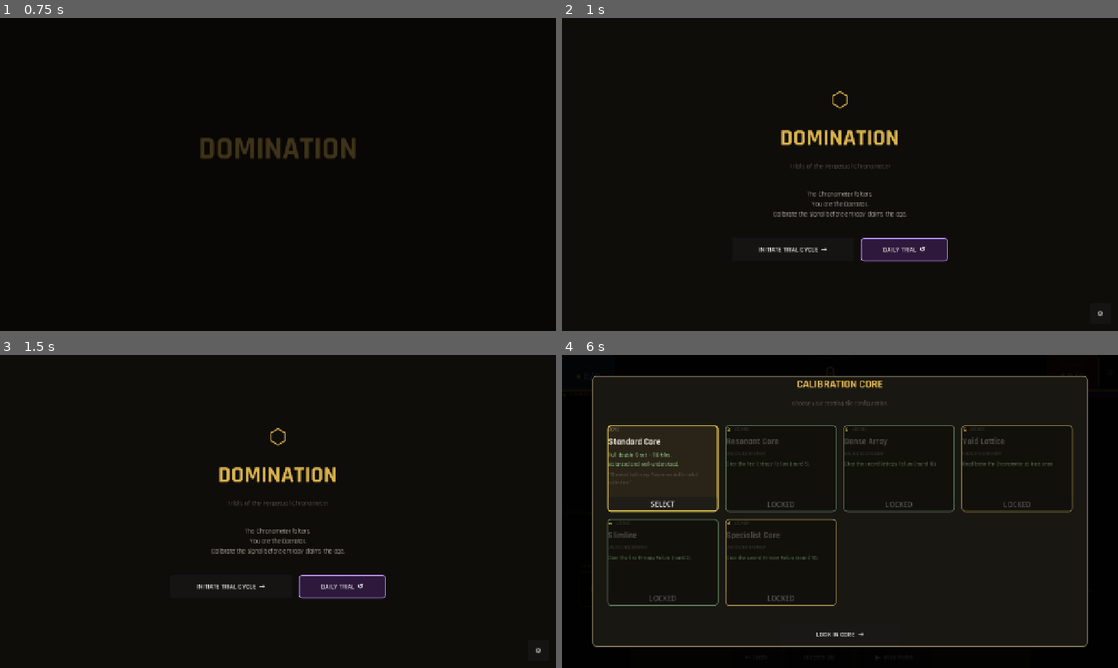
Above: before the commit, frames 1-4 (two rows, left to right).
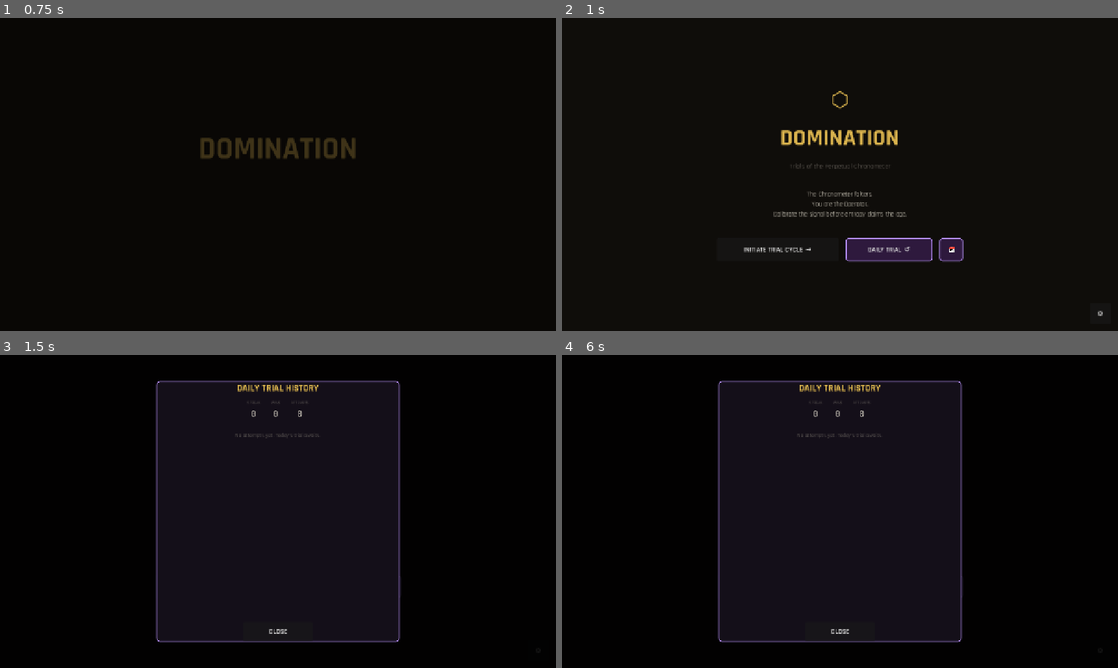
Above: after the commit, the same moments.

Repository: miguelgdoval/domination-godot
Game: Godot game, scene res://scenes/splash.tscn
Two runs of this game, one before a commit and one after it. Both use one fixed random seed, a clock stepped at 60 frames per second and the inputs below.
Inputs (mouse positions are in pixels of both pictures, inside the frame that each line leads up to):
- Up to frame 1 (0.75 s): tap Enter at 0.5, 0.6 s; move the mouse to (400, 158) at 0.52 s; hold D from 0.53 s (still down); click (400, 158) at 0.67 s
- Up to frame 2 (1 s): keep holding D; tap Space at 0.77 s
- Up to frame 3 (1.5 s): release D at 1.25 s; click (389, 586) at 1.25 s, where only the run after the commit has a clickable "📅"
- Up to frame 4 (6 s): click "▶ Play Pulse" at 2 s; click "▶ Play Pulse" at 2.75 s; click "⚙" at 3.5 s; click "↩ Undo" at 4.25 s; click "Discard (0)" at 5 s; click "INITIATE TRIAL CYCLE →" at 5.75 s

Frame 1 is identical in both runs. In frame 2, 0.9% of the frame differs, in the area x 32-73%, y 70-78%; in frame 3, 4.2%; in frame 4, 12%, in the area x 5-95%, y 6-94%.

Commit message:
Daily Trial history overlay + streak tracking
Daily Trials banked their attempts under SaveManager._data
["daily_history"] but the player had no way to see them. Add an overlay,
button, and the helper math to show streak / win-rate.

SaveManager helpers
-------------------
- daily_streak(): walks back day-by-day from today (or yesterday if
  today hasn't been played yet — you don't break a streak by being
  early in the day) and counts consecutive wins. Stops at first loss
  or gap.
- daily_summary(): { attempts, wins, streak } for the overlay header.
- daily_history_sorted(): all attempts as an Array sorted newest-first
  with date stamped in. Drives the scrollable list.

History overlay (lazy-built)
----------------------------
- 560×600 modal with violet styling matching the Daily Trial button.
- Header: three columnar stats — STREAK / WINS / ATTEMPTS — in mono
  font for column alignment.
- Body: ScrollContainer of one row per past attempt:
    ✓ 2026-05-06    R15      18420
    ✗ 2026-05-05    R7        4210
- Footer: CLOSE button.
- Built lazily on first open so the UI tree stays slim if the player
  never uses it. Re-populated each time it's opened so newly-recorded
  attempts show up without restart.

Title-screen button
-------------------
A small 📅 icon button sits right next to the DAILY TRIAL button on
the title overlay, sharing the same violet styling so the two read as
a paired UI element. Always visible — the empty-state ("No attempts
yet. Today's trial awaits.") teaches the feature without forcing the
player to win first.

Co-Authored-By: Claude Opus 4.7 <noreply@anthropic.com>

Diff:
--- a/scenes/main.gd
+++ b/scenes/main.gd
@@ -312,6 +312,8 @@
 var _proto_select_overlay: Control
 var _btn_continue_run:     Button   # shown only when SaveManager has a saved run
 var _btn_daily_trial:      Button   # one attempt per day, deterministic seed
+var _btn_daily_history:    Button   # opens the daily-history overlay
+var _daily_history_overlay: Control # built lazily on first open
 var _settings_overlay:     Control  # volume / mute panel, accessible anywhere
 
 # ---------------------------------------------------------------------------
@@ -380,6 +382,20 @@
 	SaveManager.load_run()
 	_start_round()
 
+## Open the daily-history overlay. Built lazily on first open so the UI
+## tree stays slim if the player never uses the feature.
+func _on_daily_history_pressed() -> void:
+	if _daily_history_overlay == null:
+		_daily_history_overlay = _build_daily_history_overlay()
+		# Parent to the same UI layer the title overlay lives on.
+		_title_overlay.get_parent().add_child(_daily_history_overlay)
+	_refresh_daily_history_overlay()
+	_daily_history_overlay.show()
+
+func _on_daily_history_close_pressed() -> void:
+	if _daily_history_overlay != null:
+		_daily_history_overlay.hide()
+
 ## Begin today's daily trial. Skips core/protocol selection — daily uses
 ## the standard core + equilibrium protocol so every player faces the
 ## same starting state, and reseeds the RNG via GameState.start_daily_run.
@@ -391,6 +407,148 @@
 	GameState.start_daily_run()
 	# Skip the start-of-run tile-removal step too — daily is fixed-state.
 	_start_round()
+
+## Build the modal overlay shown when the player taps "📅 HISTORY" on
+## the title screen. Layout:
+##   header  : aggregate stats — total wins / attempts / current streak
+##   body    : scrollable list of past attempts, newest first
+##   footer  : close button
+## State is reloaded each open via _refresh_daily_history_overlay.
+func _build_daily_history_overlay() -> Control:
+	var overlay := ColorRect.new()
+	overlay.color = Color(0, 0, 0, 0.88)
+	overlay.set_anchors_and_offsets_preset(Control.PRESET_FULL_RECT)
+	overlay.mouse_filter = Control.MOUSE_FILTER_STOP
+
+	var center := CenterContainer.new()
+	center.set_anchors_and_offsets_preset(Control.PRESET_FULL_RECT)
+	overlay.add_child(center)
+
+	var panel := PanelContainer.new()
+	panel.custom_minimum_size = Vector2(560, 600)
+	var ps := StyleBoxFlat.new()
+	ps.bg_color     = Color(0.08, 0.06, 0.10, 0.98)   # tinted to match Daily violet
+	ps.border_color = Color(0.70, 0.55, 0.95)
+	ps.set_border_width_all(2)
+	ps.set_corner_radius_all(8)
+	panel.add_theme_stylebox_override("panel", ps)
+	center.add_child(panel)
+
+	var vbox := VBoxContainer.new()
+	vbox.add_theme_constant_override("separation", 12)
+	vbox.set_meta("history_root", true)
+	panel.add_child(vbox)
+
+	var title := _make_label("DAILY TRIAL HISTORY", C_TITLE_GLOW, 22)
+	title.horizontal_alignment = HORIZONTAL_ALIGNMENT_CENTER
+	vbox.add_child(title)
+
+	# Stats strip — the actual labels are populated in _refresh_*. Names
+	# are stored as meta so refresh can find them without globals.
+	var strip := HBoxContainer.new()
+	strip.alignment = BoxContainer.ALIGNMENT_CENTER
+	strip.add_theme_constant_override("separation", 24)
+	vbox.add_child(strip)
+	for key in ["streak", "wins", "attempts"]:
+		var col := VBoxContainer.new()
+		col.alignment = BoxContainer.ALIGNMENT_CENTER
+		var caption := _make_label(key.to_upper(), C_DIM, 10)
+		caption.horizontal_alignment = HORIZONTAL_ALIGNMENT_CENTER
+		col.add_child(caption)
+		var val := _make_label("0", C_TEXT, 20)
+		val.horizontal_alignment = HORIZONTAL_ALIGNMENT_CENTER
+		FontManager.apply_mono(val)
+		col.add_child(val)
+		col.set_meta("stat_key", key)
+		col.set_meta("stat_label", val)
+		strip.add_child(col)
+	vbox.set_meta("stats_strip", strip)
+
+	vbox.add_child(_make_hsep())
+
+	# Scrollable list of attempts.
+	var scroll := ScrollContainer.new()
+	scroll.custom_minimum_size = Vector2(520, 360)
+	scroll.size_flags_vertical = Control.SIZE_EXPAND_FILL
+	vbox.add_child(scroll)
+	var list := VBoxContainer.new()
+	list.size_flags_horizontal = Control.SIZE_EXPAND_FILL
+	list.add_theme_constant_override("separation", 4)
+	scroll.add_child(list)
+	vbox.set_meta("history_list", list)
+
+	vbox.add_child(_make_hsep())
+
+	var btn_row := HBoxContainer.new()
+	btn_row.alignment = BoxContainer.ALIGNMENT_CENTER
+	vbox.add_child(btn_row)
+	btn_row.add_child(_make_button("CLOSE", _on_daily_history_close_pressed,
+		Vector2(160, 44)))
+
+	return overlay
+
+func _refresh_daily_history_overlay() -> void:
+	if _daily_history_overlay == null:
+		return
+	# The structure above stuffs the root vbox into the panel as the only
+	# child of center → panel. Walk down to the vbox we tagged.
+	var root: Node = _daily_history_overlay.get_child(0).get_child(0).get_child(0)
+	var summary: Dictionary = SaveManager.daily_summary()
+	var strip: Node = root.get_meta("stats_strip")
+	for col in strip.get_children():
+		if col is VBoxContainer and col.has_meta("stat_key"):
+			var k: String = col.get_meta("stat_key")
+			var lbl: Label = col.get_meta("stat_label")
+			lbl.text = "%d" % int(summary.get(k, 0))
+
+	var list: VBoxContainer = root.get_meta("history_list")
+	for child in list.get_children():
+		child.queue_free()
+
+	var entries: Array = SaveManager.daily_history_sorted()
+	if entries.is_empty():
+		var empty := _make_label(
+			"No attempts yet. Today's trial awaits.", C_DIM, 13)
+		empty.horizontal_alignment = HORIZONTAL_ALIGNMENT_CENTER
+		list.add_child(empty)
+		return
+
+	for entry in entries:
+		list.add_child(_build_daily_history_row(entry))
+
+func _build_daily_history_row(entry: Dictionary) -> Control:
+	var row := HBoxContainer.new()
+	row.add_theme_constant_override("separation", 12)
+
+	var won: bool = entry.get("won", false)
+	var icon := _make_label("✓" if won else "✗",
+		C_WIN if won else C_LOSE, 16)
+	icon.custom_minimum_size = Vector2(24, 0)
+	row.add_child(icon)
+
+	var date_lbl := _make_label(entry.get("date", "?"), C_TEXT, 13)
+	date_lbl.custom_minimum_size = Vector2(120, 0)
+	FontManager.apply_mono(date_lbl)
+	row.add_child(date_lbl)
+
+	var spacer := Control.new()
+	spacer.size_flags_horizontal = Control.SIZE_EXPAND_FILL
+	row.add_child(spacer)
+
+	var round_lbl := _make_label(
+		"R%d" % int(entry.get("round_reached", 0)), C_DIM, 13)
+	round_lbl.custom_minimum_size = Vector2(48, 0)
+	FontManager.apply_mono(round_lbl)
+	row.add_child(round_lbl)
+
+	var score_lbl := _make_label(
+		"%d" % int(entry.get("score", 0)), C_CHRONOS, 14)
+	score_lbl.custom_minimum_size = Vector2(110, 0)
+	score_lbl.horizontal_alignment = HORIZONTAL_ALIGNMENT_RIGHT
+	FontManager.apply_mono(score_lbl)
+	row.add_child(score_lbl)
+
+	return row
 
 ## Update the Daily Trial button label and enabled state. Called from
 ## _show_title and from anywhere that might transition back to the title.
@@ -3876,6 +4034,15 @@
 	_btn_daily_trial.add_theme_stylebox_override("hover", ds_hov)
 	btn_row.add_child(_btn_daily_trial)
 
+	# Daily history viewer — small icon-only button right next to the daily
+	# trial button. Always visible (even with no attempts) so the player
+	# discovers the feature naturally.
+	_btn_daily_history = _make_button("📅",
+		_on_daily_history_pressed, Vector2(54, 54))
+	_btn_daily_history.add_theme_stylebox_override("normal", ds)
+	_btn_daily_history.add_theme_stylebox_override("hover", ds_hov)
+	btn_row.add_child(_btn_daily_history)
+
 	# "Continue Run" — hidden until SaveManager confirms a mid-run save exists
 	_btn_continue_run = _make_button(
 		"CONTINUE RUN  ↩", _on_continue_run_pressed, Vector2(200, 54))
--- a/scripts/save_manager.gd
+++ b/scripts/save_manager.gd
@@ -209,6 +209,60 @@
 	_data["daily_history"] = hist
 	_save_to_disk()
 
+## Number of consecutive daily wins ending at today (or yesterday if today
+## hasn't been attempted yet — you don't break a streak by not playing
+## yet today). Walks back day-by-day; stops at the first loss or gap.
+func daily_streak() -> int:
+	var hist: Dictionary = _data.get("daily_history", {})
+	if hist.is_empty():
+		return 0
+	# Start from today; if not attempted, slide back one day so a player
+	# who hasn't played YET today can still see their existing streak.
+	var d: Dictionary = Time.get_date_dict_from_system()
+	var unix: int = int(Time.get_unix_time_from_datetime_dict(d))
+	if not hist.has(_date_key_from_dict(d)):
+		unix -= 86400
+	var streak: int = 0
+	while true:
+		var dt: Dictionary = Time.get_date_dict_from_unix_time(unix)
+		var key: String = _date_key_from_dict(dt)
+		var entry: Dictionary = hist.get(key, {})
+		if entry.is_empty() or not entry.get("won", false):
+			break
+		streak += 1
+		unix -= 86400
+	return streak
+
+## Aggregate counts across the entire daily history. Cheap — runs through
+## the whole dict once, used by the history overlay's header strip.
+func daily_summary() -> Dictionary:
+	var hist: Dictionary = _data.get("daily_history", {})
+	var attempts: int = hist.size()
+	var wins: int     = 0
+	for key in hist.keys():
+		if hist[key].get("won", false):
+			wins += 1
+	return {
+		"attempts": attempts,
+		"wins":     wins,
+		"streak":   daily_streak(),
+	}
+
+## All daily attempts as a date-sorted Array (newest first).
+## Each entry: { date: "YYYY-MM-DD", won, score, round_reached }
+func daily_history_sorted() -> Array:
+	var hist: Dictionary = _data.get("daily_history", {})
+	var out: Array = []
+	for key in hist.keys():
+		var e: Dictionary = hist[key].duplicate()
+		e["date"] = key
+		out.append(e)
+	out.sort_custom(func(a, b): return a["date"] > b["date"])
+	return out
+
+func _date_key_from_dict(d: Dictionary) -> String:
+	return "%04d-%02d-%02d" % [int(d.year), int(d.month), int(d.day)]
+
 ## Returns lifetime stats dict. Always has the standard keys (defaulted to
 ## 0 if the player has never finished a run).
 func get_lifetime_stats() -> Dictionary:
